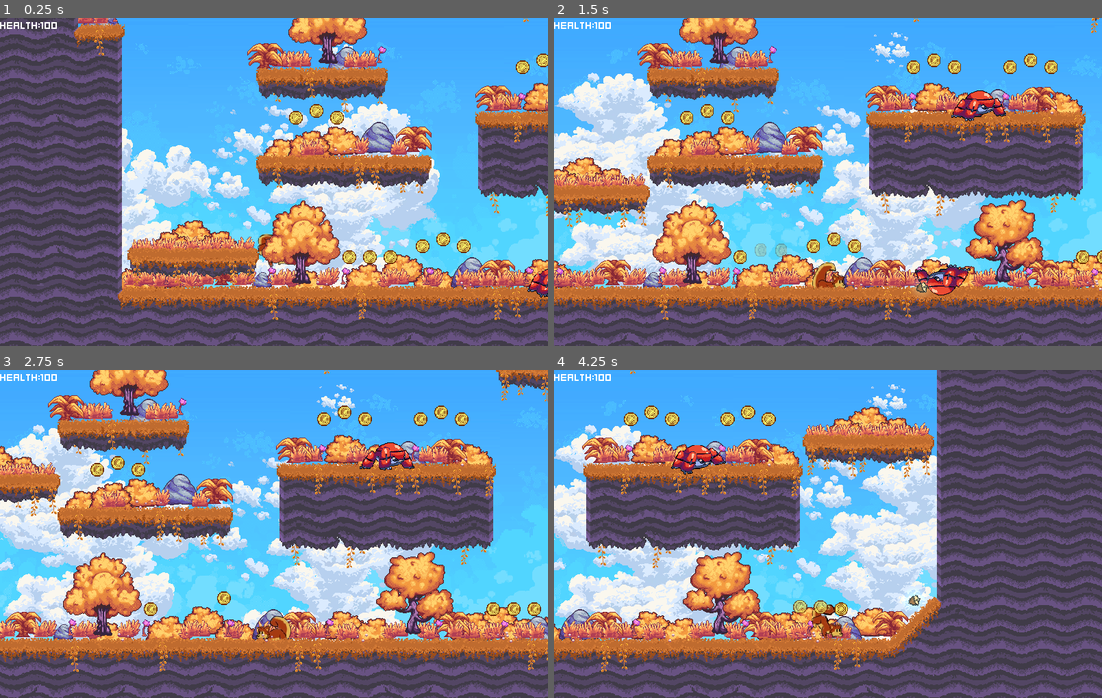
Above: before the commit, frames 1-4 (two rows, left to right).
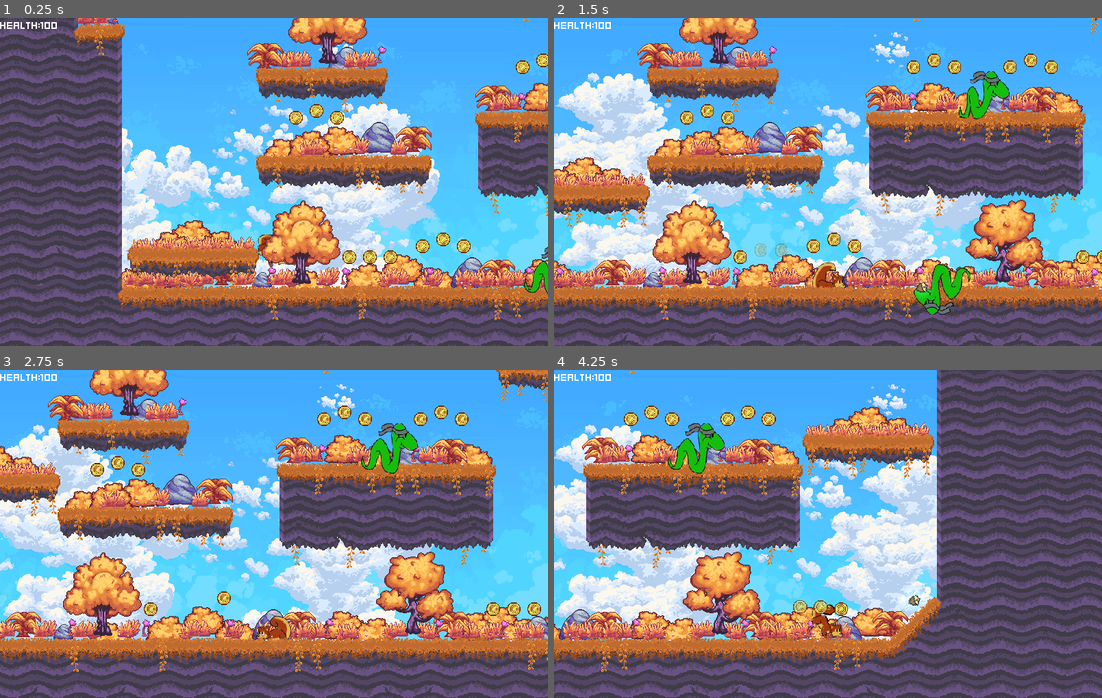
Above: after the commit, the same moments.

Repository: KieranL/ratatoskr
Game: Godot game, scene res://game_singleplayer.tscn
Same seed, same stepped clock (60 frames per second), same inputs: the game is played once before the commit and once after it.
Inputs:
- Up to frame 1 (0.25 s): no input
- Up to frame 2 (1.5 s): hold Right (move_right) from 0.53 s (still down); tap Space (spit) at 0.6 s; tap Up (jump) at 0.77 s; tap V (toggle_climb) at 1.35 s
- Up to frame 3 (2.75 s): tap Up (jump) at 1.52 s; release Right (move_right) at 2.03 s; hold Left (move_left) from 2.03 s (still down); tap Space (spit) at 2.1 s
- Up to frame 4 (4.25 s): release Left (move_left) at 2.78 s; hold Right (move_right) from 2.78 s (still down); tap V (toggle_climb) at 2.85 s; tap Up (jump) at 3.02, 3.77 s; tap Space (spit) at 3.6 s

The runs differ from the first frame. In frame 1, 0.3% of the frame differs, in the area x 95-100%, y 69-86%; in frame 2, 1.9%, in the area x 65-84%, y 16-91%; in frame 3, 1.0%; in frame 4, 1.0%.

Commit message:
animation changes

Diff:
--- a/scenes/maingame/enemy/enemy.tscn
+++ b/scenes/maingame/enemy/enemy.tscn
@@ -72,7 +72,7 @@
 "times": PackedFloat32Array(0),
 "transitions": PackedFloat32Array(1),
 "update": 0,
-"values": [7]
+"values": [0]
 }
 tracks/1/type = "value"
 tracks/1/imported = false
@@ -208,13 +208,14 @@
 tracks/0/interp = 1
 tracks/0/loop_wrap = true
 tracks/0/keys = {
-"times": PackedFloat32Array(0, 0.333, 0.666, 0.999, 1.332, 1.665, 1.998, 2.331, 2.664, 2.997),
-"transitions": PackedFloat32Array(1, 1, 1, 1, 1, 1, 1, 1, 1, 1),
-"update": 1,
-"values": [5, 6, 5, 6, 5, 6, 7, 6, 7, 5]
+"times": PackedFloat32Array(0, 1.332, 1.665, 1.998, 2.331, 2.664, 2.997),
+"transitions": PackedFloat32Array(1, 1, 1, 1, 1, 1, 1),
+"update": 1,
+"values": [0, 5, 6, 7, 6, 7, 5]
 }
 
 [sub_resource type="Animation" id="4"]
+length = 0.5
 loop_mode = 1
 tracks/0/type = "value"
 tracks/0/imported = false
@@ -223,10 +224,10 @@
 tracks/0/interp = 1
 tracks/0/loop_wrap = true
 tracks/0/keys = {
-"times": PackedFloat32Array(0, 0.062475, 0.12495, 0.187425, 0.2499, 0.312375, 0.37485, 0.437325, 0.4998, 0.562275, 0.62475, 0.687225, 0.7497, 0.812175, 0.87465, 0.937125),
-"transitions": PackedFloat32Array(1, 1, 1, 1, 1, 1, 1, 1, 1, 1, 1, 1, 1, 1, 1, 1),
-"update": 1,
-"values": [0, 1, 2, 3, 4, 5, 6, 7, 8, 9, 10, 11, 12, 13, 14, 15]
+"times": PackedFloat32Array(0, 0.25),
+"transitions": PackedFloat32Array(1, 1),
+"update": 1,
+"values": [0, 1]
 }
 
 [sub_resource type="AnimationLibrary" id="AnimationLibrary_0kjfc"]
--- a/scenes/maingame/player/player.gd
+++ b/scenes/maingame/player/player.gd
@@ -111,6 +111,16 @@
 			animation_new = "jumping"
 	if is_shooting:
 		animation_new += "_weapon"
+
+	if _isClimbing:
+		animation_new = "climb"
+
+	if _is_damage_state:
+		animation_new = "damaged"
+
+
+
+
 	return animation_new
 
 
--- a/scenes/maingame/player/player.tscn
+++ b/scenes/maingame/player/player.tscn
@@ -184,10 +184,46 @@
 "values": [10, 10, 14, 14]
 }
 
+[sub_resource type="Animation" id="Animation_8oyr8"]
+resource_name = "climb"
+length = 0.5
+loop_mode = 1
+step = 0.25
+tracks/0/type = "value"
+tracks/0/imported = false
+tracks/0/enabled = true
+tracks/0/path = NodePath("Sprite2D:frame")
+tracks/0/interp = 1
+tracks/0/loop_wrap = true
+tracks/0/keys = {
+"times": PackedFloat32Array(0, 0.25),
+"transitions": PackedFloat32Array(1, 1),
+"update": 1,
+"values": [45, 46]
+}
+
+[sub_resource type="Animation" id="Animation_qngod"]
+resource_name = "damaged"
+step = 0.25
+tracks/0/type = "value"
+tracks/0/imported = false
+tracks/0/enabled = true
+tracks/0/path = NodePath("Sprite2D:frame")
+tracks/0/interp = 1
+tracks/0/loop_wrap = true
+tracks/0/keys = {
+"times": PackedFloat32Array(0),
+"transitions": PackedFloat32Array(1),
+"update": 1,
+"values": [50]
+}
+
 [sub_resource type="AnimationLibrary" id="AnimationLibrary_jnr5f"]
 _data = {
 "RESET": SubResource("Animation_1ue6o"),
+"climb": SubResource("Animation_8oyr8"),
 "crouch": SubResource("1"),
+"damaged": SubResource("Animation_qngod"),
 "falling": SubResource("2"),
 "falling_weapon": SubResource("3"),
 "idle": SubResource("4"),
Binary file changed: Assets/Art/Ratatoskr.webp
Binary file added: Assets/Art/enemies/hornet/Hornet.webp
Not shown, added: Assets/Art/enemies/hornet/Hornet.webp.import
Binary file changed: Assets/Art/enemy.webp
Not shown: 1 places in scenes/maingame/player/player.tscn that only renumber resources
